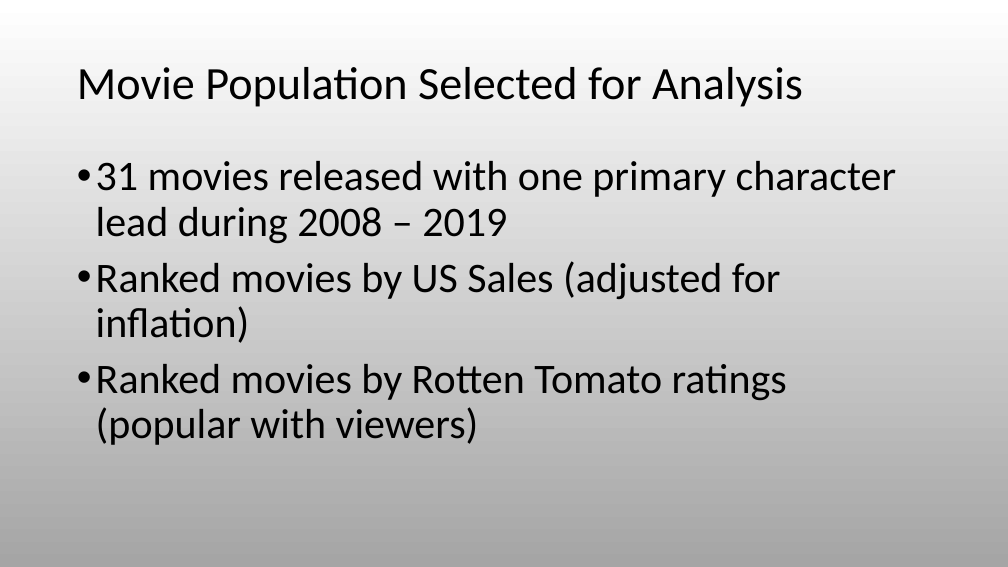
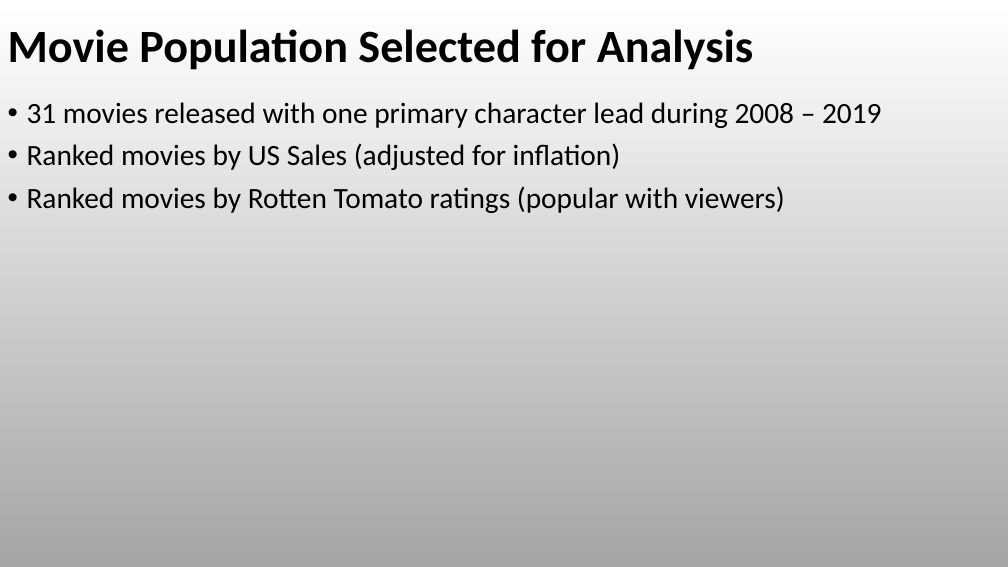
Before and after one commit to RyanSchraeder/Team-Aurora-Marvels, a slide deck: slide 5 of Project_1_Superheros.pptx. Drawn at 1008x567 pixels with LibreOffice and Linux fonts; fonts in the diff are those of the drawing. Boxes give left, top, right and bottom in pixels: in the first picture for what was removed or moved away, otherwise in the second. Text is boxed around its words. In the diff, an @@ line names an element or a change of style, - is before the commit and + after.

```diff
--- a/Project_1_Superheros.pptx
+++ b/Project_1_Superheros.pptx
@@ text "Movie Population Selected for Analysis" moved from (x1=77, y1=67, x2=803, y2=107) to (x1=8, y1=29, x2=754, y2=70) @@
@@ text "Movie Population Selected for Analysis" at (x1=8, y1=29, x2=754, y2=70): bold on @@
@@ text "31 movies released with one ..." moved from (x1=96, y1=161, x2=897, y2=445) to (x1=27, y1=102, x2=882, y2=213) @@
@@ text "31 movies released with one ..." at (x1=27, y1=102, x2=882, y2=213): size 40 to 28 pt @@
```
Also in this commit, not shown: 23 other slides changed, 1 slide added.
